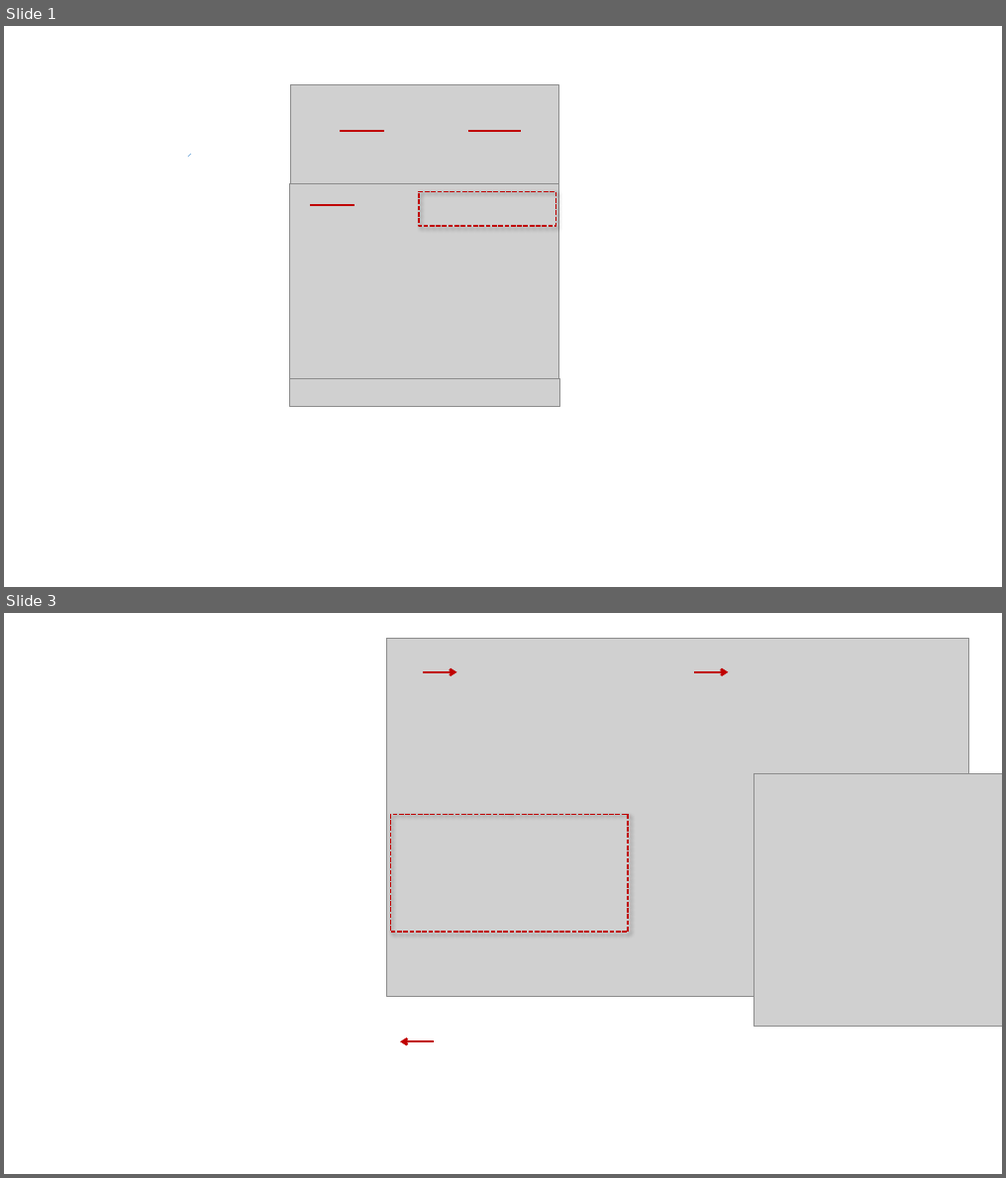
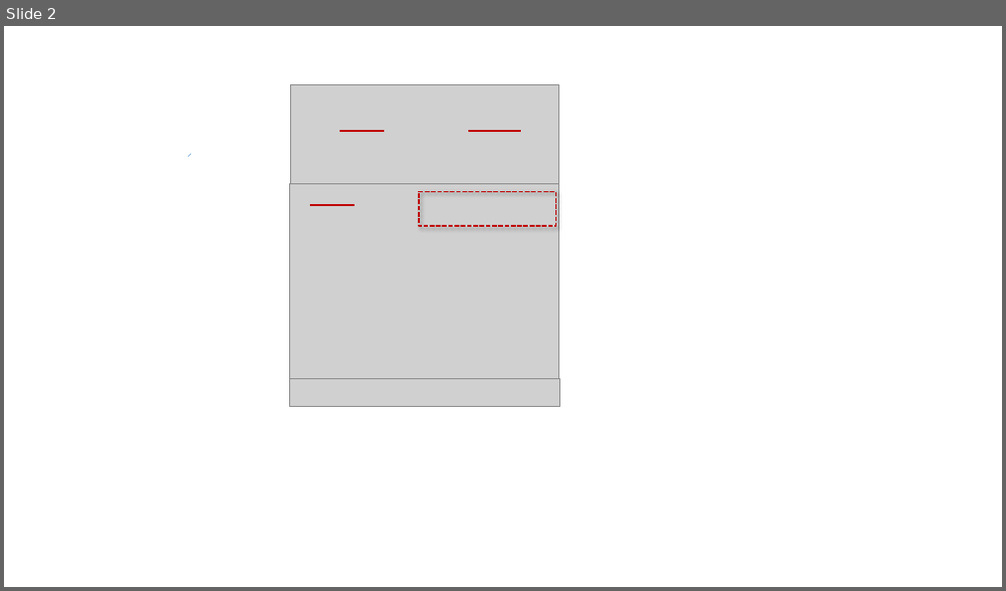
Before and after one commit to iNZightVIT/inzight-www, a slide deck: iNZight/img/user_guides/dataset/Pictures _datasets.pptx. Shown one above the other, each under a label of ours: slides 1 and 3 before the commit, slide 2 after it; the slides between them are not shown. The pictures are 1006x1178 and 1006x591 pixels, drawn with LibreOffice and Linux fonts; fonts in the diff are those of the drawing; grey boxes stand for pictures. Boxes give left, top, right and bottom in pixels: in the first picture for what was removed or moved away, otherwise in the second. Text is boxed around its words. In the diff, an @@ line names an element or a change of style, - is before the commit and + after.

```diff
--- a/iNZight/img/user_guides/dataset/Pictures _datasets.pptx
+++ b/iNZight/img/user_guides/dataset/Pictures _datasets.pptx
@@ slide 3 removed at box(4, 613, 1002, 1174), background #FFFFFF @@
@@ picture removed at box(387, 639, 969, 997) @@
@@ arrow removed from (423, 672) to (456, 672) @@
@@ arrow removed from (694, 672) to (729, 672) @@
@@ picture removed at box(754, 774, 1002, 1027) @@
@@ rectangle removed at box(390, 814, 628, 932) @@
@@ arrow removed from (435, 1042) to (400, 1042) @@
@@ what was slide 1 is now slide 2 @@
```
Also in this commit, not shown: 1 slide changed, 5 slides added, 1 other slide removed, 14 other files.
